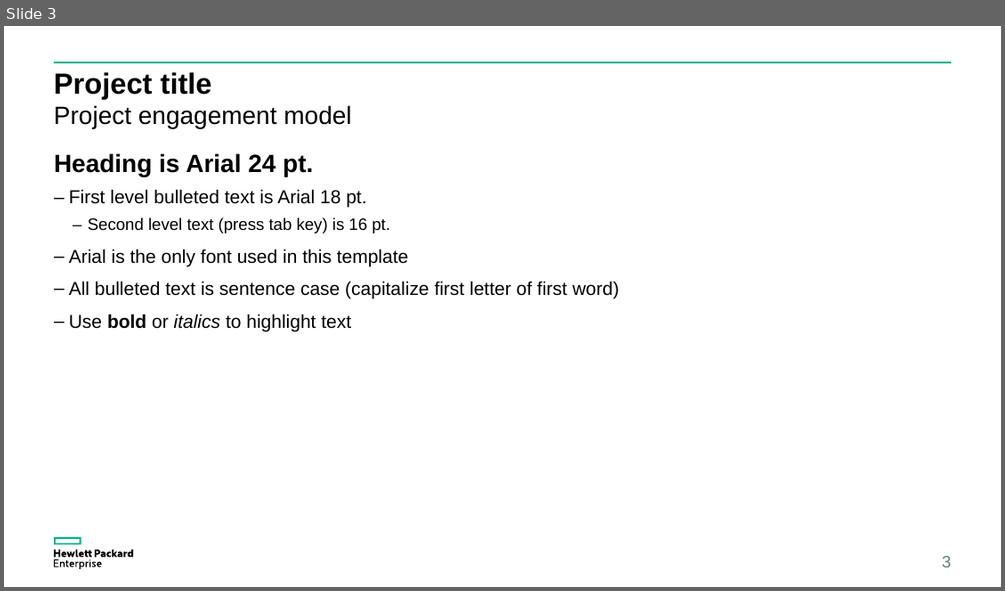
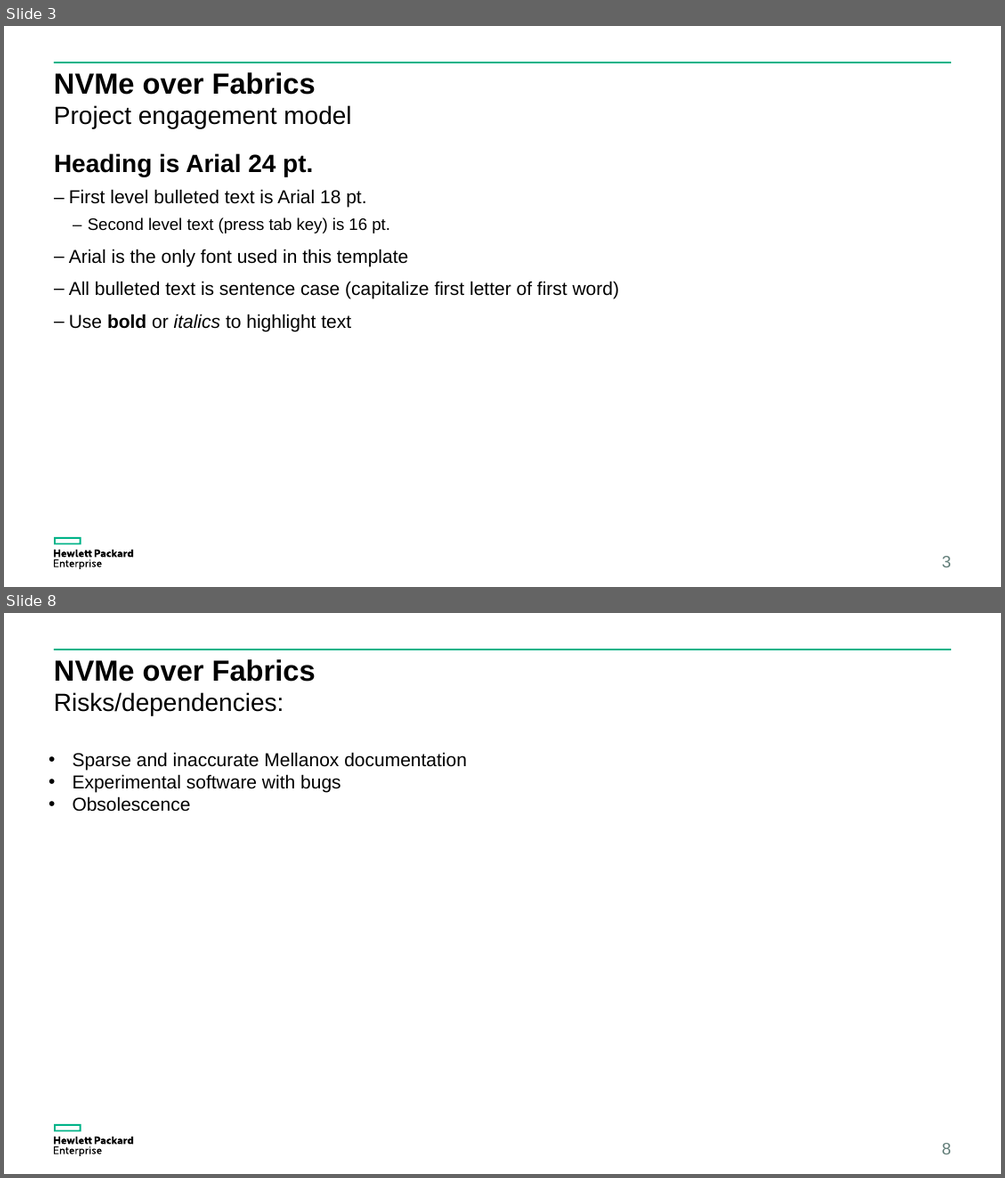
Before and after one commit to coy-humphrey/nvme-hpe, a slide deck: deliverables/HPE Presentation.pptx. Shown one above the other, each under a label of ours: slide 3 before the commit, slides 3 and 8 after it; the slides between them are not shown. The pictures are 1005x591 and 1005x1178 pixels, drawn with LibreOffice and Linux fonts; fonts in the diff are those of the drawing. Boxes give left, top, right and bottom in pixels: in the first picture for what was removed or moved away, otherwise in the second. Text is boxed around its words. In the diff, an @@ line names an element or a change of style, - is before the commit and + after.

```diff
--- a/deliverables/HPE Presentation.pptx
+++ b/deliverables/HPE Presentation.pptx
@@ slide 8 added at [4, 613, 1001, 1174], background #FFFFFF; not listed: 3 template elements that a slide beside it also shows @@
@@ title added at [54, 659, 316, 682], 28 pt, text #000000, bold @@
+NVMe over Fabrics
@@ text added at [54, 692, 283, 715], 24 pt, text #000000 @@
+Risks/dependencies:
@@ text added at [73, 752, 467, 811], 18 pt, text #000000 @@
+• Sparse and inaccurate Mellanox documentation
+• Experimental software with bugs
+• Obsolescence
@@ page number added at [942, 1143, 951, 1154], 16 pt, text #617D78 @@
+8
@@ slide 3 changed as well @@
@@ title at [54, 72, 316, 95]: text changed @@
-Project title
+NVMe over Fabrics
```
Also in this commit, not shown: 4 other slides changed, 4 other slides added, 13 slides removed.
